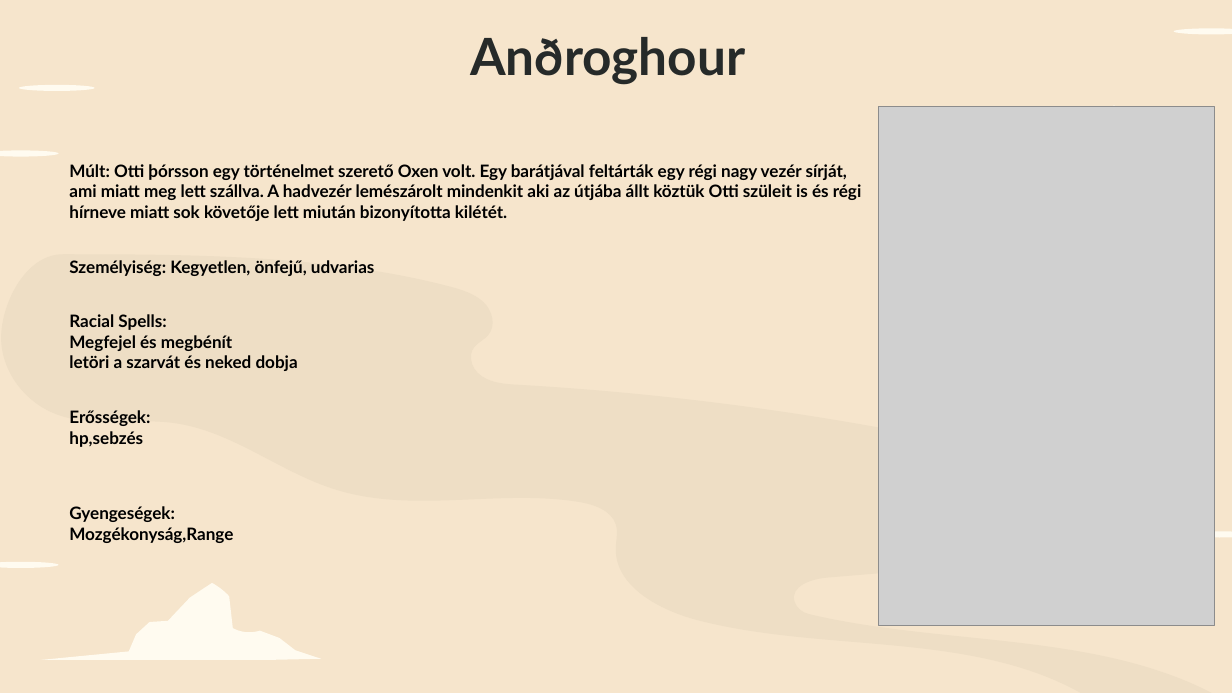
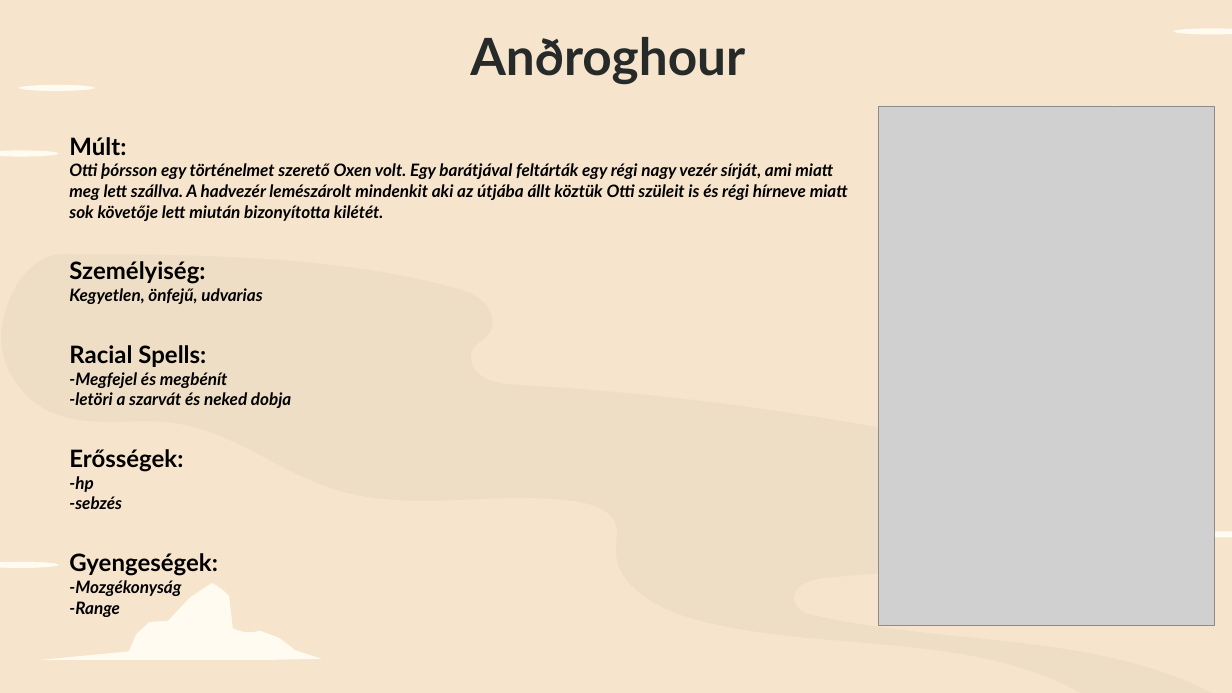
Before and after one commit to matemegyesi/Bread-Szerepjatek, a slide deck: slide 12 of PPT.pptx (slide 13 before the commit). Drawn at 1232x693 pixels with LibreOffice and Linux fonts; fonts in the diff are those of the drawing; grey boxes stand for pictures. Boxes give left, top, right and bottom in pixels: in the first picture for what was removed or moved away, otherwise in the second. Text is boxed around its words. In the diff, an @@ line names an element or a change of style, - is before the commit and + after.

```diff
--- a/PPT.pptx
+++ b/PPT.pptx
@@ text "Múlt: Otti þórsson egy történelmet ...": place and size @@
-text "Múlt: Otti þórsson egy történelmet ..." at (69,164,862,543)
+text "Múlt: Otti þórsson egy történelmet ..." at (69,137,848,617)
@@ text at (69,137,848,304): size 10 to 14 pt in "Múlt:", "Személyiség:"; italic on in "Otti þórsson egy történelmet szerető Oxen volt. ...", "Kegyetlen, önfejű, udvarias" @@
@@ text at (69,345,291,617): text changed; italic on @@
-Racial Spells:
-Megfejel és megbénít
-letöri a szarvát és neked dobja
-Erősségek:
-hp,sebzés
-Gyengeségek:
-Mozgékonyság,Range
+Racial Spells:
+-Megfejel és megbénít
+-letöri a szarvát és neked dobja
+Erősségek:
+-hp
+-sebzés
+Gyengeségek:
+-Mozgékonyság
+-Range
```
Also in this commit, not shown: 4 other slides changed, 2 slides removed.
